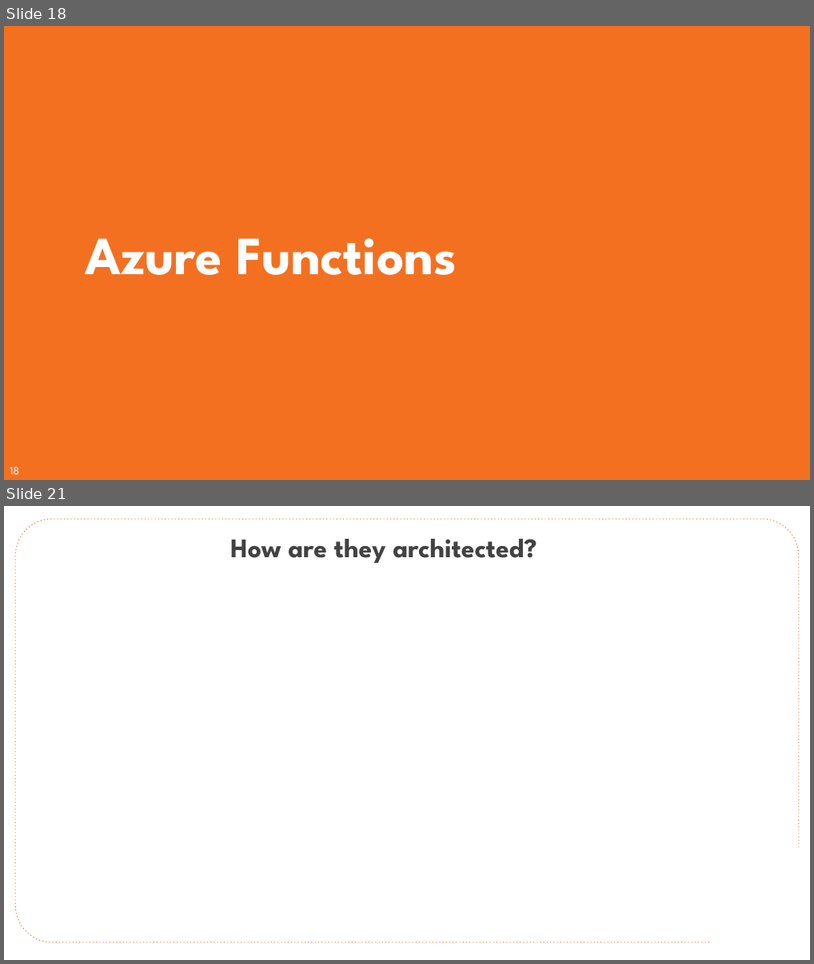
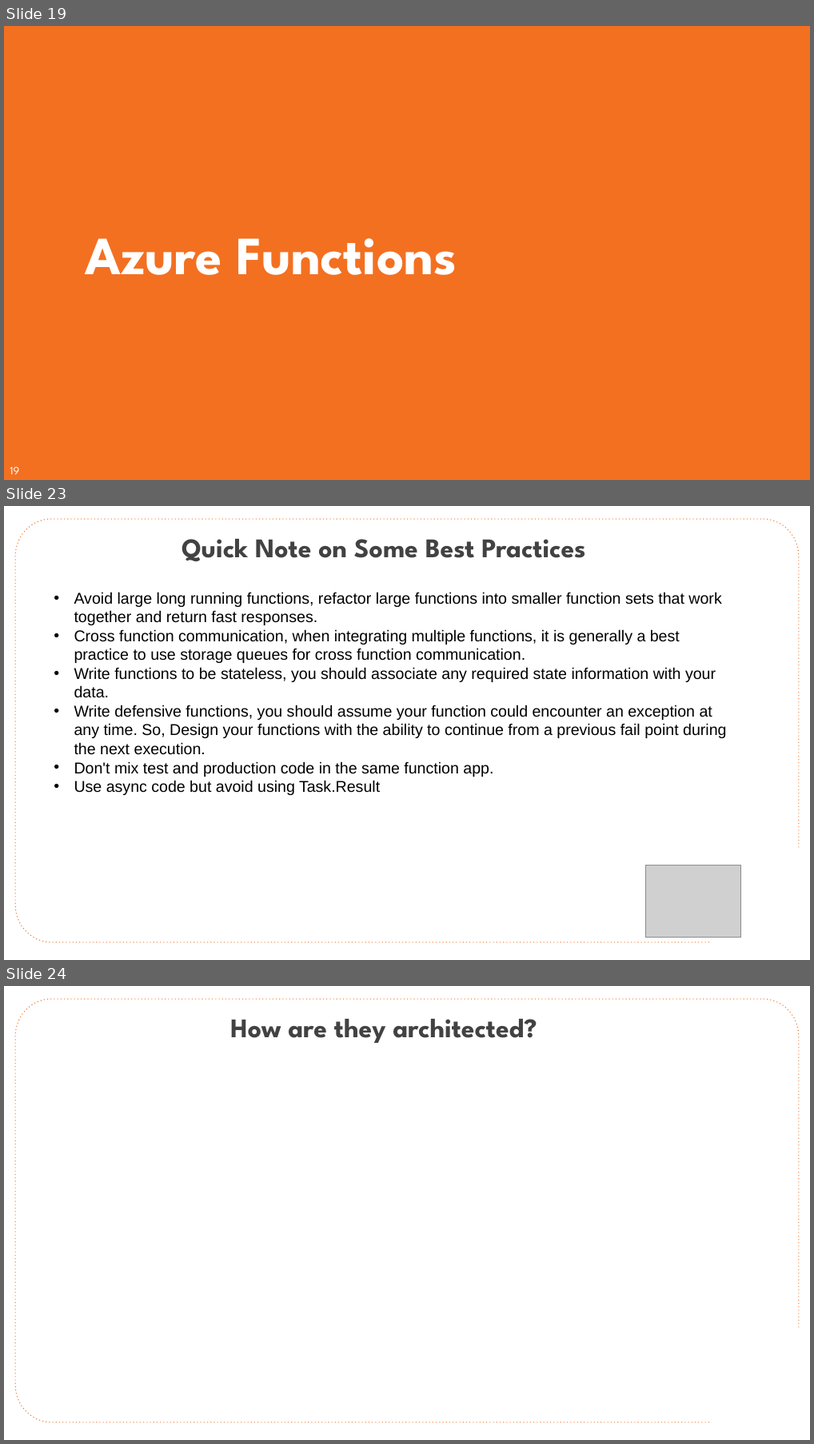
Before and after one commit to CloudSpecOps/Serverless-Architectures-with-Azure, a slide deck: Session Presentation/Azure-Serverless-Architecture-Session-Day-1.pptx. Shown one above the other, each under a label of ours: slides 18 and 21 before the commit, slides 19, 23 and 24 after it; the slides between them are not shown. The pictures are 814x964 and 814x1444 pixels, drawn with LibreOffice and Linux fonts; fonts in the diff are those of the drawing; grey boxes stand for pictures; background and template pictures are left out. Boxes give left, top, right and bottom in pixels: in the first picture for what was removed or moved away, otherwise in the second. Text is boxed around its words. In the diff, an @@ line names an element or a change of style, - is before the commit and + after.

```diff
--- a/Session Presentation/Azure-Serverless-Architecture-Session-Day-1.pptx
+++ b/Session Presentation/Azure-Serverless-Architecture-Session-Day-1.pptx
@@ slide 23 added at box(4, 506, 810, 960), background #FFFFFF; not listed: 1 template element that a slide beside it also shows @@
@@ text added at box(182, 539, 586, 561), 48 pt, text #424242, bold @@
+Quick Note on Some Best Practices
@@ text added at box(74, 592, 726, 795), 28 pt, text #000000 @@
+• Avoid large long running functions, refactor large functions into smaller function sets that work together and return fast responses.
+• Cross function communication, when integrating multiple functions, it is generally a best practice to use storage queues for cross function communication.
+• Write functions to be stateless, you should associate any required state information with your data.
+• Write defensive functions, you should assume your function could encounter an exception at any time. So, Design your functions with the ability to continue from a previous fail point during the next execution.
+• Don't mix test and production code in the same function app.
+• Use async code but avoid using Task.Result
@@ picture added at box(646, 864, 741, 936) @@
@@ what was slide 18 is now slide 19 @@
@@ page number at box(10, 466, 19, 474): text changed @@
-18
+19
@@ what was slide 21 is now slide 24 @@
```
Also in this commit, not shown: 10 slides changed, 7 other slides added.
